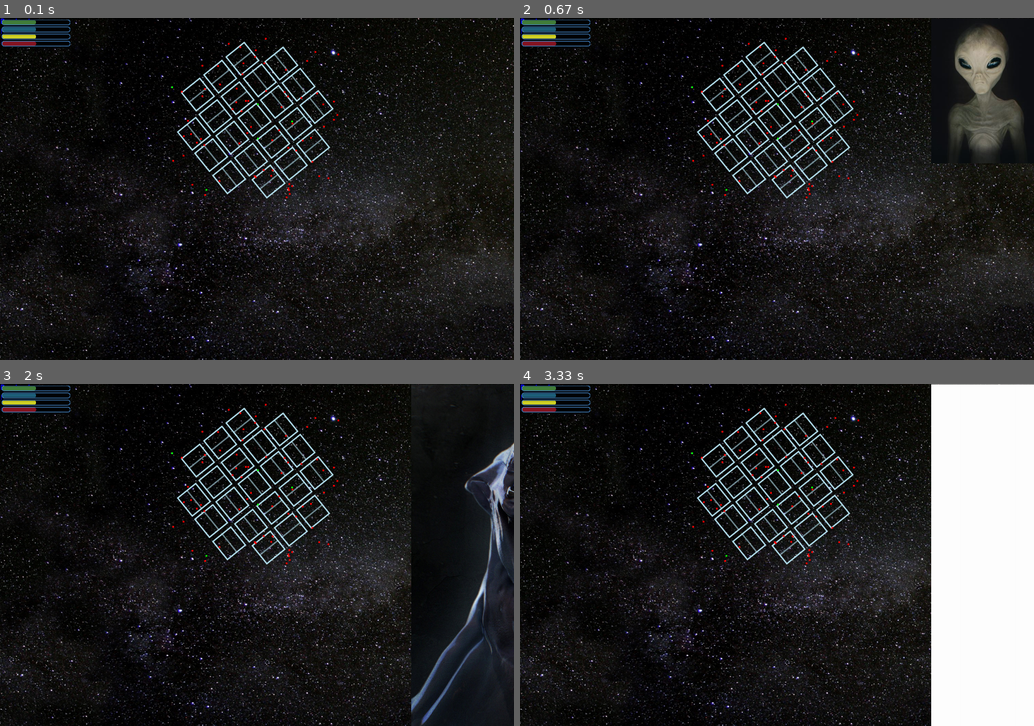
Above: before the commit, frames 1-4 (two rows, left to right).
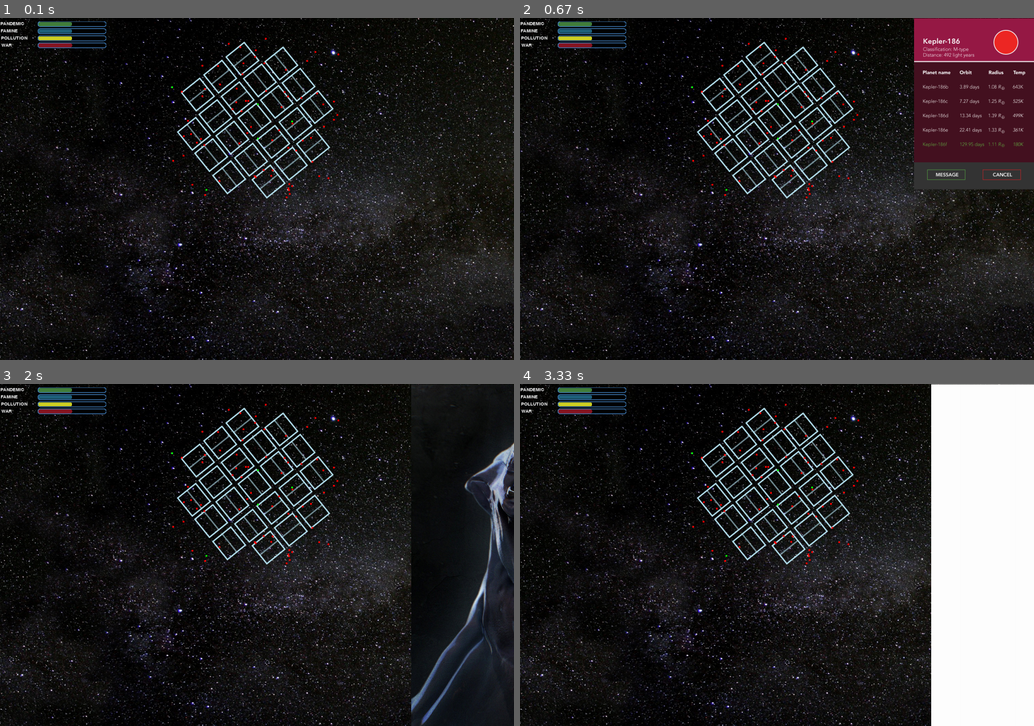
Above: after the commit, the same moments.

Repository: mindheist/pygame_examples
Game: pygame game, started from seti/equilibrium.py
The game is run twice, just before and just after one commit, with the same random seed, the same clock (stepped at 60 frames per second) and the same inputs. The source is Python 2; it was converted automatically to run under Python 3.
Inputs (mouse positions are in pixels of both pictures, inside the frame that each line leads up to):
- Up to frame 1 (0.1 s): no input
- Up to frame 2 (0.67 s): click (777, 103) at 0.38 s
- Up to frame 3 (2 s): click (200, 462) at 0.72 s; click (169, 452) at 1.55 s; click (292, 486) at 1.88 s
- Up to frame 4 (3.33 s): click (777, 503) at 3.22 s

The runs differ from the first frame. In frame 1, 1.2% of the frame differs, in the area x 0-21%, y 0-9%; in frame 2, 13%, in the area x 0-100%, y 0-51%; in frame 3, 1.2%; in frame 4, 1.2%.

Commit message:
+ Star Stats

Diff:
--- a/seti/equilibrium.py
+++ b/seti/equilibrium.py
@@ -37,38 +37,37 @@
 	background = pygame.image.load("kepler-dark.jpg").convert()
 	background.set_colorkey(WHITE)
 
-	alien1 = pygame.image.load("alien1.jpg").convert()
+	alien1 = pygame.image.load("alien_1.jpg").convert()
 	alien2 = pygame.image.load("alien2.jpg").convert()
 	alien3 = pygame.image.load("alien3.jpg").convert()
 	alien4 = pygame.image.load("alien4.jpg").convert()
 	alien5 = pygame.image.load("alien5.jpeg").convert()
-	#alien1.set_colorkey(WHITE)
 	catastrophes_sprite = pygame.image.load("catastrophes.png").convert()
 
 
-	basicfont = pygame.font.SysFont(None, 30)
-	text = basicfont.render('Pandemic', True, BLUE, BLACK)
+	basicfont = pygame.font.SysFont(None, 20)
+	text = basicfont.render('PANDEMIC', True, WHITE, BLACK)
 	textRect=text.get_rect()
 	textRect.x = 1
-	textRect.y = 1
-
-	basicfont = pygame.font.SysFont(None, 30)
-	text2 = basicfont.render('Famine', True, BLUE, BLACK)
+	textRect.y = 10
+
+	basicfont = pygame.font.SysFont(None, 20)
+	text2 = basicfont.render('FAMINE', True, WHITE, BLACK)
 	textRect2=text2.get_rect()
 	textRect2.x = 2
 	textRect2.y = 31
 
-	basicfont = pygame.font.SysFont(None, 30)
-	text3 = basicfont.render('Pollution', True, BLUE, BLACK)
+	basicfont = pygame.font.SysFont(None, 20)
+	text3 = basicfont.render('POLLUTION', True, WHITE, BLACK)
 	textRect3=text3.get_rect()
 	textRect3.x = 3
-	textRect3.y = 62
-
-	basicfont = pygame.font.SysFont(None, 30)
-	text4 = basicfont.render('War', True, BLUE, BLACK)
+	textRect3.y = 52
+
+	basicfont = pygame.font.SysFont(None, 20)
+	text4 = basicfont.render('WAR', True, WHITE, BLACK)
 	textRect4=text4.get_rect()
 	textRect4.x = 4
-	textRect4.y = 93
+	textRect4.y = 73
 
 
 	star_list = pygame.sprite.Group()
@@ -116,8 +115,8 @@
 	screen.blit(text,textRect)
 	screen.blit(text2,textRect2)
 	screen.blit(text3,textRect3)
-	#screen.blit(text4,textRect4)
-	screen.blit(catastrophes_sprite,(5,5))
+	screen.blit(text4,textRect4)
+	screen.blit(catastrophes_sprite,(110,10))
 	all_sprites_list.draw(screen)
 
 	done = False
@@ -146,18 +145,18 @@
 						screen.blit(text,textRect)
 						screen.blit(text2,textRect2)
 						screen.blit(text3,textRect3)
-						#screen.blit(text4,textRect4)
-						screen.blit(catastrophes_sprite,(5,5))
-						all_sprites_list.draw(screen)
-						screen.blit(alien1,(1200,1))
+						screen.blit(text4,textRect4)
+						screen.blit(catastrophes_sprite,(110,10))
+						all_sprites_list.draw(screen)
+						screen.blit(alien1,(1150,1))
 
 					elif s.rect.x ==500 and s.rect.y ==200 :
 						screen.blit(background,(0,0))
 						screen.blit(text,textRect)
 						screen.blit(text2,textRect2)
 						screen.blit(text3,textRect3)
-						#screen.blit(text4,textRect4)
-						screen.blit(catastrophes_sprite,(5,5))
+						screen.blit(text4,textRect4)
+						screen.blit(catastrophes_sprite,(110,10))
 						all_sprites_list.draw(screen)
 						screen.blit(alien2,(1200,1))
 
@@ -166,8 +165,8 @@
 						screen.blit(text,textRect)
 						screen.blit(text2,textRect2)
 						screen.blit(text3,textRect3)
-						#screen.blit(text4,textRect4)
-						screen.blit(catastrophes_sprite,(5,5))
+						screen.blit(text4,textRect4)
+						screen.blit(catastrophes_sprite,(110,10))
 						all_sprites_list.draw(screen)
 						screen.blit(alien3,(1200,1))
 
@@ -176,8 +175,8 @@
 						screen.blit(text,textRect)
 						screen.blit(text2,textRect2)
 						screen.blit(text3,textRect3)
-						#screen.blit(text4,textRect4)
-						screen.blit(catastrophes_sprite,(5,5))
+						screen.blit(text4,textRect4)
+						screen.blit(catastrophes_sprite,(110,10))
 						all_sprites_list.draw(screen)
 						screen.blit(alien4,(1200,1))
 
@@ -186,10 +185,20 @@
 						screen.blit(text,textRect)
 						screen.blit(text2,textRect2)
 						screen.blit(text3,textRect3)
-						#screen.blit(text4,textRect4)
-						screen.blit(catastrophes_sprite,(5,5))
+						screen.blit(text4,textRect4)
+						screen.blit(catastrophes_sprite,(110,10))
 						all_sprites_list.draw(screen)
 						screen.blit(alien5,(1200,1))
+
+					elif s.rect.x != 0 and s.rect.y != 0:
+						screen.blit(background,(0,0))
+						screen.blit(text,textRect)
+						screen.blit(text2,textRect2)
+						screen.blit(text3,textRect3)
+						screen.blit(text4,textRect4)
+						screen.blit(catastrophes_sprite,(110,10))
+						all_sprites_list.draw(screen)
+						pygame.draw.rect(screen,WHITE, (1150,1,350,500),1)
 
 		clock.tick(60)
 
Binary file added: seti/alien_1.jpg
